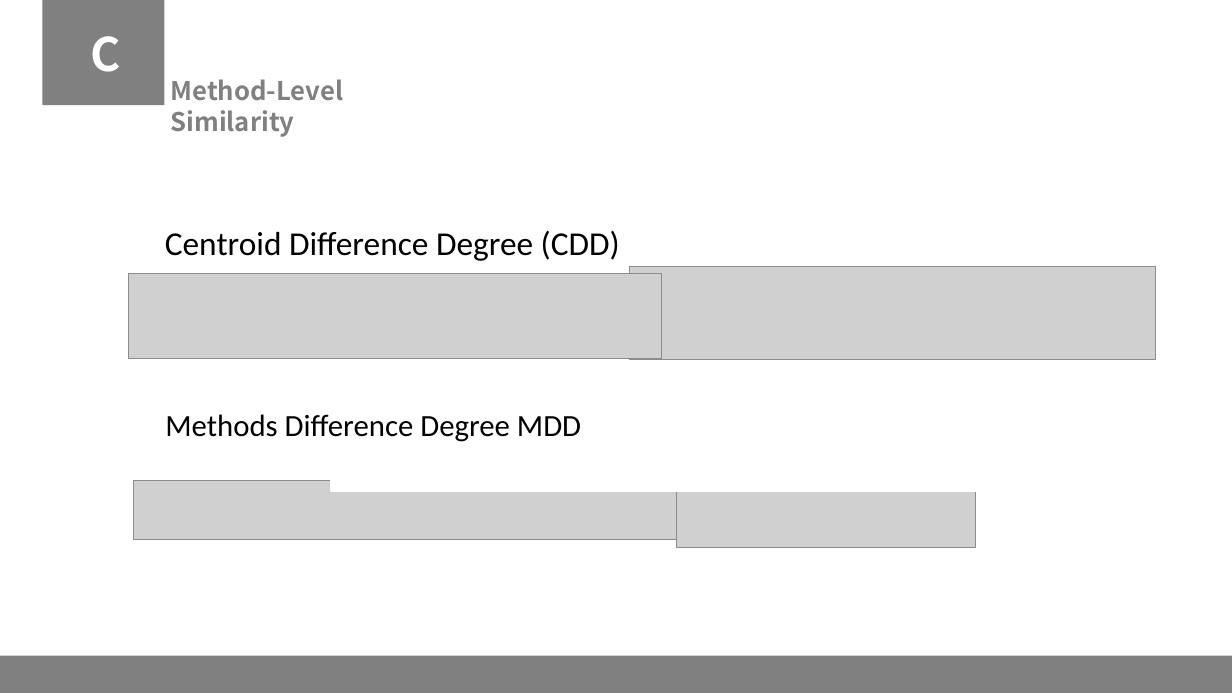
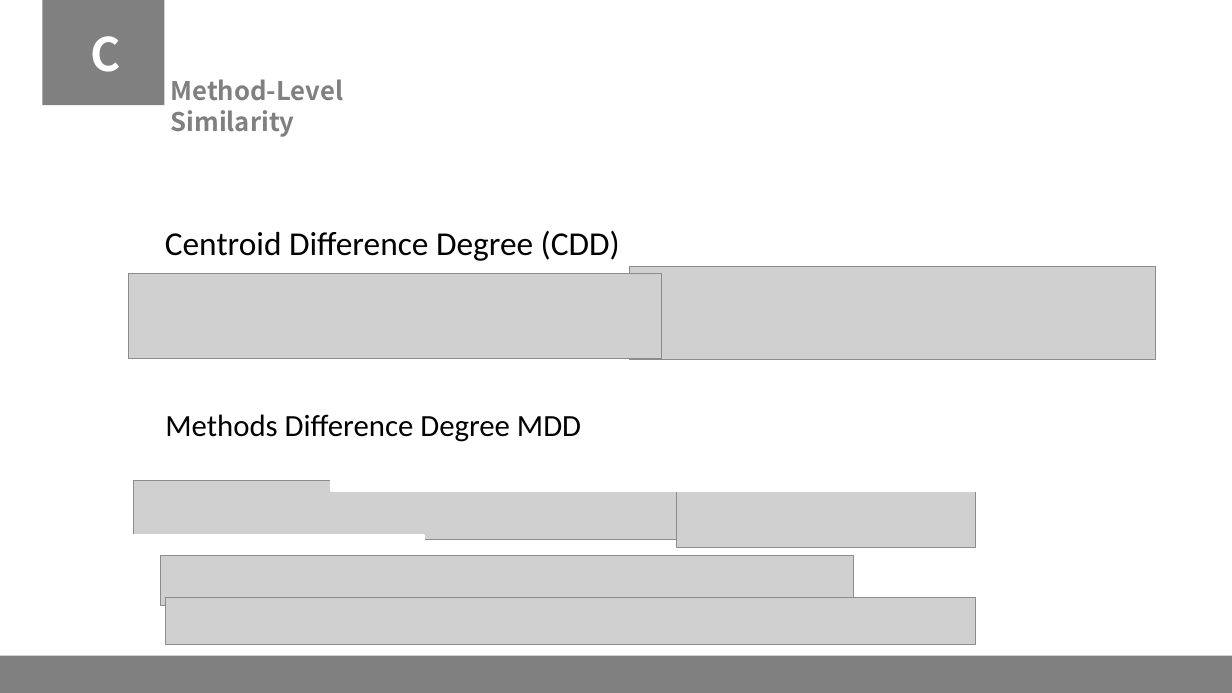
Before and after one commit to qiuliwang/cabinet, a slide deck: slide 24 of papers/AASSppt/AASS.pptx. Drawn at 1232x693 pixels with LibreOffice and Linux fonts; fonts in the diff are those of the drawing; grey boxes stand for pictures. Boxes give left, top, right and bottom in pixels: in the first picture for what was removed or moved away, otherwise in the second. Text is boxed around its words. In the diff, an @@ line names an element or a change of style, - is before the commit and + after.

```diff
--- a/papers/AASSppt/AASS.pptx
+++ b/papers/AASSppt/AASS.pptx
@@ rectangle added at (x1=42, y1=536, x2=424, y2=613), fill #FFFFFF, outline #FFFFFF 2 pt @@
@@ picture added at (x1=160, y1=555, x2=853, y2=606) @@
@@ picture added at (x1=165, y1=598, x2=976, y2=645) @@
```
Also in this commit, not shown: 5 other files.
